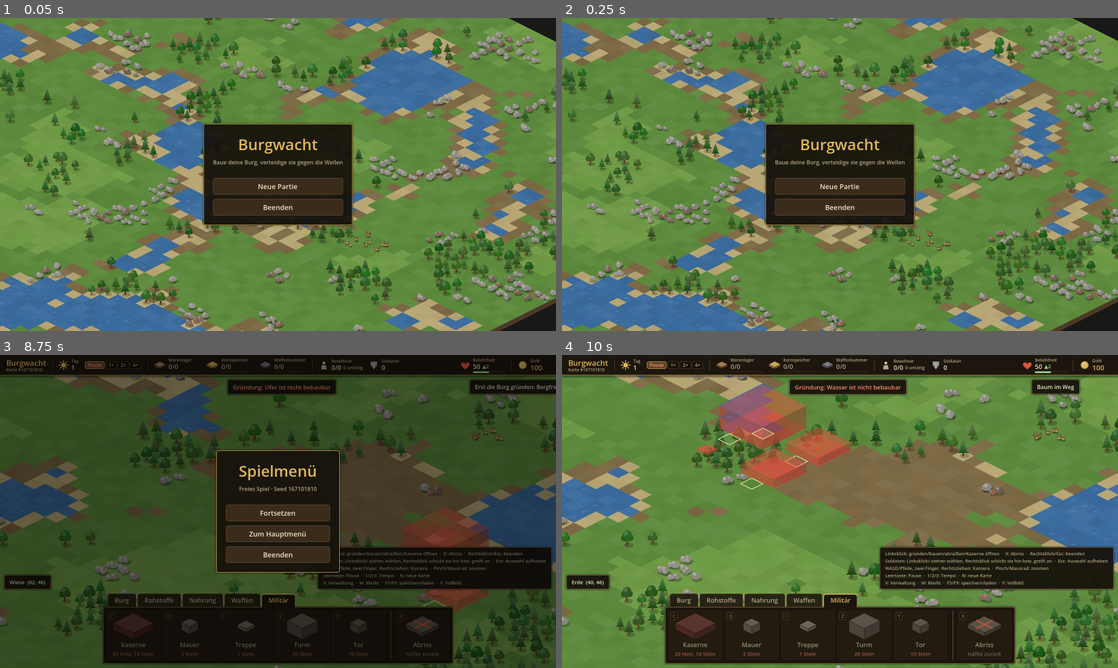
Above: before the commit, frames 1-4 (two rows, left to right).
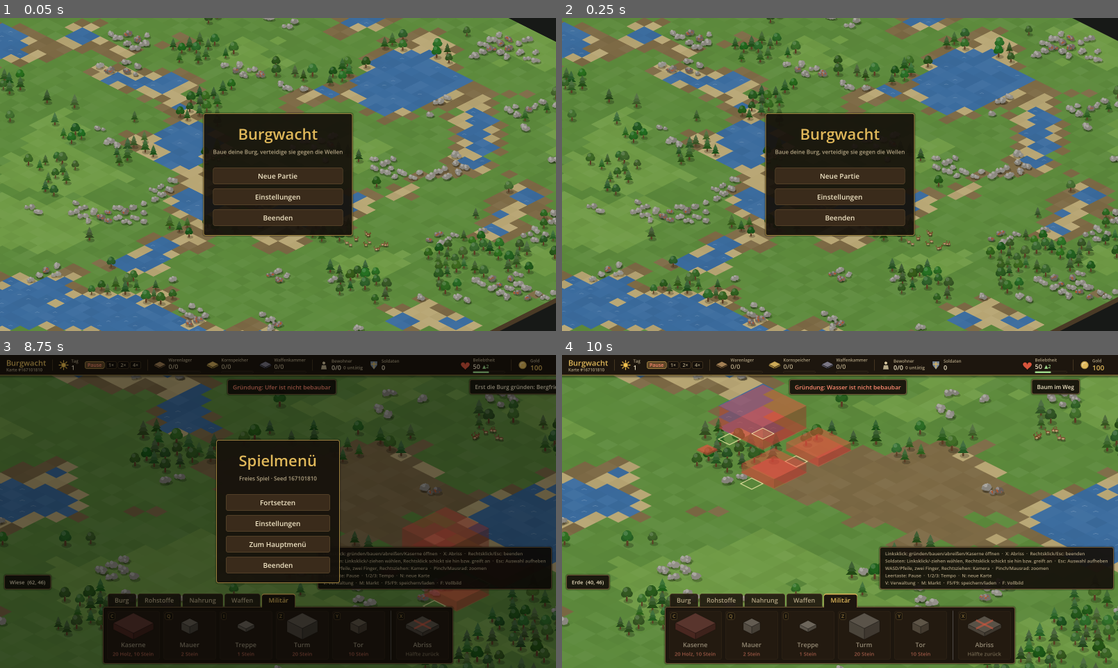
Above: after the commit, the same moments.

Repository: GwydionBr/burgwacht
Game: Godot game, scene res://scenes/main_menu.tscn
The game is run twice, just before and just after one commit, with the same random seed, the same clock (stepped at 60 frames per second) and the same inputs.
Inputs (mouse positions are in pixels of both pictures, inside the frame that each line leads up to):
- Up to frame 1 (0.05 s): no input
- Up to frame 2 (0.25 s): no input
- Up to frame 3 (8.75 s): click "Neue Partie" at 0.5 s; click "Burg" at 1.25 s; click "Rohstoffe" at 2 s; click "Nahrung" at 2.75 s; click "Waffen" at 3.5 s; click "Militär" at 4.25 s; tap Enter at 5, 8 s; move the mouse to (400, 495) at 5.02 s; hold D 5.03-5.75 s; tap F at 5.1, 6.8, 8.3 s; click (400, 495) at 5.17 s; tap Space at 5.27, 6.5, 8.27 s; drag from (166, 527) to (250, 574) at 5.77 s; move the mouse to (333, 442) at 6.52 s; hold D 6.53-7.25 s; tap N at 6.6 s; click (333, 442) at 6.67 s; drag from (250, 574) to (111, 464) at 7.27 s; move the mouse to (444, 558) at 8.02 s; hold A from 8.03 s (still down); tap 2 at 8.1 s; click (444, 558) at 8.17 s; tap Escape at 8.65 s
- Up to frame 4 (10 s): release A at 8.75 s; click "Fortsetzen" at 8.75 s; tap Space at 9.5 s; drag from (673, 464) to (756, 433) at 9.52 s

The runs differ from the first frame. In frame 1, 5.3% of the frame differs, in the area x 36-64%, y 30-70%; in frame 2, 5.3%; in frame 3, 4.6%; in frame 4, nothing differs.

Commit message:
Einstellungen-Ansicht aus Hauptmenü und Spielmenü, Taste F über die Einstellung
Co-Authored-By: Claude Opus 5.5 (1M context) <noreply@anthropic.com>

Diff:
--- a/src/main.gd
+++ b/src/main.gd
@@ -25,6 +25,7 @@
 ##   --line=x,y            im Baumodus einer Mauer: Linie von dieser Kachel bis zur Kachel unter der Maus (für Screenshots)
 ##   --focus=x,y           Kamera auf diese Kachel richten statt auf die Kartenmitte (für Screenshots)
 ##   --game_menu           Spielmenü geöffnet (für Screenshots)
+##   --settings            Einstellungen aus dem Spielmenü geöffnet (für Screenshots)
 ##   --spawn               nach der Gründung einen Räuber am Rand erscheinen lassen (wie F8 nur im Debug-Build, für Screenshots)
 ##   --screenshot=pfad.png Bild speichern und beenden (für Tests/Entwicklung)
 ##
@@ -49,6 +50,8 @@
 ## Läuft eine Ankündigung, zeigen HUD (Countdown) und Randmarkierung Seite und Erscheinungskachel.
 ## Ist nichts mehr davon offen (Auswahl, Ansichten, Werkzeug), öffnet Esc das Spielmenü: Die Zeit
 ## steht, Klicks und Tasten wirken nicht auf die Partie, Esc oder „Fortsetzen“ schließt es wieder.
+## „Einstellungen“ öffnet darüber die Einstellungen; Esc oder „Zurück“ führt ins Spielmenü zurück.
+## F wechselt zwischen Vollbild und Fenster, und zwar über dieselbe Einstellung (Settings).
 ## Fällt der Bergfried, zeigt die Niederlage-Ansicht den erreichten Tag und die abgewehrten Wellen; „Neue Partie“ startet
 ## dasselbe Szenario (bei zufälligem Seed eine neue Karte), „Beenden“ schließt das Spiel.
 
@@ -67,6 +70,7 @@
 var _match := Match.new()
 var _game_menu := GameMenu.new()
 var _saves := SaveGames.new()
+var _settings_view := SettingsView.new(Settings.shared(), true)
 
 var _deposit_views: Dictionary[Vector2i, DepositView] = {}
 var _building_views: Dictionary[int, BuildingView] = {}
@@ -122,6 +126,8 @@
 	_hud.quit_requested.connect(get_tree().quit)
 	_match.world_changed.connect(_show_world)
 	_build_game_menu()
+	Settings.shared().changed.connect(_apply_settings)
+	_apply_settings()
 	var error := _start(start)
 	if error != "" and start.kind != MatchStart.Kind.SCENARIO:
 		printerr("--load: " if start.kind == MatchStart.Kind.SAVE else "--setup: ", error)
@@ -159,8 +165,10 @@
 		_hud.toggle_administration()
 	if args.has("market"):
 		_hud.toggle_market()
-	if args.has("game_menu"):
+	if args.has("game_menu") or args.has("settings"):
 		_open_game_menu()
+	if args.has("settings"):
+		_open_settings()
 	# Die folgenden Parameter melden es, wenn sie nichts bewirken (der Rauchtest scheitert daran).
 	if args.has("barracks"):
 		for building in world.get_buildings():
@@ -380,7 +388,11 @@
 	var key := event as InputEventKey
 	if not key.pressed or key.echo:
 		return
-	# Bei offenem Spielmenü wirkt nur Esc (schließt es).
+	# Bei offenem Spielmenü wirkt nur Esc (schließt es); aus den Einstellungen geht es zurück ins Spielmenü.
+	if _settings_view.is_open():
+		if key.keycode == KEY_ESCAPE:
+			_settings_view.close()
+		return
 	if _game_menu.is_open():
 		if key.keycode == KEY_ESCAPE:
 			_close_game_menu()
@@ -438,8 +450,7 @@
 		KEY_X:
 			_select_demolish()
 		KEY_F:
-			var window := get_window()
-			window.mode = Window.MODE_WINDOWED if window.mode == Window.MODE_FULLSCREEN else Window.MODE_FULLSCREEN
+			Settings.shared().set_fullscreen(not Settings.shared().is_fullscreen())
 		_:
 			for type_id in GameWorld.buildable_types():
 				if OS.find_keycode_from_string(str(GameDefs.get_instance().buildings[type_id]["hotkey"])) == key.keycode:
@@ -555,6 +566,9 @@
 func _build_game_menu() -> void:
 	add_child(_game_menu)
 	_game_menu.add_entry("Fortsetzen", _close_game_menu)
+	_game_menu.add_entry("Einstellungen", _open_settings)
+	add_child(_settings_view)
+	_settings_view.closed.connect(_show_game_menu)
 	_game_menu.add_entry("Zum Hauptmenü", func() -> void: get_tree().change_scene_to_file(MAIN_MENU_SCENE))
 	_game_menu.add_entry("Beenden", get_tree().quit)
 
@@ -567,7 +581,23 @@
 	_update_preview()
 	_clock.hold()
 	_set_camera_active(false)
+	_show_game_menu()
+
+
+func _show_game_menu() -> void:
 	_game_menu.open(_match.scenario.title, world.get_seed())
+
+
+## Die Einstellungen ersetzen das Spielmenü, bis „Zurück“ es wieder zeigt; die Zeit steht weiter.
+func _open_settings() -> void:
+	_game_menu.close()
+	_settings_view.open()
+
+
+## Wendet die Einstellungen an: beim Start und nach jeder Änderung.
+func _apply_settings() -> void:
+	Settings.shared().apply_to_window(get_window())
+	_camera.speed_factor = Settings.shared().get_camera_speed()
 
 
 ## Schließt das Spielmenü; die Zeit läuft mit der vorigen Geschwindigkeit weiter.
--- a/src/main_menu.gd
+++ b/src/main_menu.gd
@@ -32,6 +32,8 @@
 	if not args.is_empty() and not args.has("menu"):
 		get_tree().change_scene_to_file.call_deferred(MATCH_SCENE)
 		return
+	Settings.shared().changed.connect(_apply_settings)
+	_apply_settings()
 	_show_background_map()
 	_build_menu()
 	if args.has("screenshot"):
@@ -62,11 +64,28 @@
 func _build_menu() -> void:
 	var menu := MenuPanel.new("Burgwacht", "Baue deine Burg, verteidige sie gegen die Wellen")
 	menu.add_entry("Neue Partie", _new_match)
+	menu.add_entry("Einstellungen", _open_settings.bind(menu))
 	menu.add_entry("Beenden", get_tree().quit)
 	_ui.add_child(menu)
 	menu.set_anchors_and_offsets_preset(Control.PRESET_CENTER, Control.PRESET_MODE_MINSIZE)
 	menu.grow_horizontal = Control.GROW_DIRECTION_BOTH
 	menu.grow_vertical = Control.GROW_DIRECTION_BOTH
+
+
+## Die Einstellungen ersetzen das Hauptmenü, bis „Zurück“ es wieder zeigt.
+func _open_settings(menu: MenuPanel) -> void:
+	var view := SettingsView.new(Settings.shared(), false)
+	add_child(view)
+	view.closed.connect(func() -> void:
+		view.queue_free()
+		menu.visible = true)
+	menu.visible = false
+	view.open()
+
+
+## Wendet die Einstellungen an: beim Start und nach jeder Änderung.
+func _apply_settings() -> void:
+	Settings.shared().apply_to_window(get_window())
 
 
 ## Neue Partie im Standardszenario mit dessen Seed (im freien Spiel ein zufälliger), bis es
--- a/src/ui/menu_panel.gd
+++ b/src/ui/menu_panel.gd
@@ -2,7 +2,7 @@
 extends PanelContainer
 ## Ein Menü im Holz-Gold-Stil der Oberfläche: Titel, Untertitel und eine senkrechte Liste
 ## gleich breiter Knöpfe. Hauptmenü und Spielmenü bauen sich daraus; weitere Einträge kommen
-## mit add_entry() dazu.
+## mit add_entry() dazu, andere Bedienelemente mit add_control().
 
 const ENTRY_SIZE := Vector2(300, 48)
 const ENTRY_FONT_SIZE := 20
@@ -54,6 +54,11 @@
 	return button
 
 
+## Hängt ein beliebiges Bedienelement an (z. B. eine Zeile mit Schieberegler).
+func add_control(control: Control) -> void:
+	_entries.add_child(control)
+
+
 static func _make_label(text: String, color: Color, font_size: int) -> Label:
 	var label := Label.new()
 	label.text = text
--- /dev/null
+++ b/src/ui/settings_view.gd
@@ -0,0 +1,107 @@
+class_name SettingsView
+extends CanvasLayer
+## Die Einstellungen-Ansicht (aus Hauptmenü und Spielmenü): ein MenuPanel mit Vollbild/Fenster,
+## Kamerageschwindigkeit und „Zurück“. Jede Änderung geht sofort an Settings, das sie speichert
+## und meldet; angewendet wird sie dort, wo man auf Settings.changed hört. „Zurück“ meldet
+## `closed`, wohin es zurückgeht, entscheidet, wer die Ansicht geöffnet hat.
+
+signal closed
+
+const DIM_COLOR := Color(0.0, 0.0, 0.0, 0.45)
+const SLIDER_STEP := 0.1
+const SLIDER_HEIGHT := 28.0
+const SLIDER_GRABBER_SIZE := 18
+
+var _settings: Settings
+var _dim: ColorRect
+var _panel: MenuPanel
+var _fullscreen_button: Button
+var _speed_label: Label
+var _speed_slider: HSlider
+
+
+## dimmed legt eine Abdunkelung darunter, die alle Klicks auf Karte und HUD abfängt (in der Partie).
+func _init(settings: Settings, dimmed: bool) -> void:
+	_settings = settings
+	layer = 3
+	visible = false
+	_dim = ColorRect.new()
+	_dim.color = DIM_COLOR if dimmed else Color.TRANSPARENT
+	_dim.mouse_filter = Control.MOUSE_FILTER_STOP
+	add_child(_dim)
+	_dim.set_anchors_and_offsets_preset(Control.PRESET_FULL_RECT)
+	_panel = MenuPanel.new("Einstellungen")
+	add_child(_panel)
+	_fullscreen_button = _panel.add_entry("", func() -> void: _settings.set_fullscreen(not _settings.is_fullscreen()))
+	_panel.add_control(_make_speed_row())
+	_panel.add_entry("Zurück", close)
+	_panel.set_anchors_and_offsets_preset(Control.PRESET_CENTER, Control.PRESET_MODE_MINSIZE)
+	_panel.grow_horizontal = Control.GROW_DIRECTION_BOTH
+	_panel.grow_vertical = Control.GROW_DIRECTION_BOTH
+	_settings.changed.connect(_refresh)
+	_refresh()
+
+
+func open() -> void:
+	_refresh()
+	visible = true
+	_panel.reset_size()
+
+
+## Schließt die Ansicht und meldet `closed`.
+func close() -> void:
+	visible = false
+	closed.emit()
+
+
+func is_open() -> bool:
+	return visible
+
+
+func _make_speed_row() -> Control:
+	var row := VBoxContainer.new()
+	row.add_theme_constant_override("separation", 4)
+	_speed_label = Label.new()
+	_speed_label.horizontal_alignment = HORIZONTAL_ALIGNMENT_CENTER
+	_speed_label.add_theme_color_override("font_color", UiStyle.TEXT_COLOR)
+	_speed_label.add_theme_font_size_override("font_size", MenuPanel.ENTRY_FONT_SIZE)
+	row.add_child(_speed_label)
+	_speed_slider = HSlider.new()
+	_speed_slider.min_value = Settings.MIN_CAMERA_SPEED
+	_speed_slider.max_value = Settings.MAX_CAMERA_SPEED
+	_speed_slider.step = SLIDER_STEP
+	_speed_slider.focus_mode = Control.FOCUS_NONE
+	_speed_slider.custom_minimum_size = Vector2(MenuPanel.ENTRY_SIZE.x, SLIDER_HEIGHT)
+	var track := UiStyle.card_style(UiStyle.WOOD_COLOR, UiStyle.PANEL_BORDER_COLOR)
+	track.content_margin_top = 3
+	track.content_margin_bottom = 3
+	var filled := UiStyle.card_style(UiStyle.GOLD_COLOR.darkened(0.35), UiStyle.GOLD_COLOR.darkened(0.3))
+	_speed_slider.add_theme_stylebox_override("slider", track)
+	_speed_slider.add_theme_stylebox_override("grabber_area", filled)
+	_speed_slider.add_theme_stylebox_override("grabber_area_highlight", filled)
+	var grabber := _grabber_icon(UiStyle.GOLD_COLOR)
+	_speed_slider.add_theme_icon_override("grabber", grabber)
+	_speed_slider.add_theme_icon_override("grabber_highlight", _grabber_icon(UiStyle.TEXT_COLOR))
+	_speed_slider.value_changed.connect(_settings.set_camera_speed)
+	row.add_child(_speed_slider)
+	return row
+
+
+## Runder Griff des Schiebereglers in dieser Farbe.
+static func _grabber_icon(color: Color) -> Texture2D:
+	var image := Image.create_empty(SLIDER_GRABBER_SIZE, SLIDER_GRABBER_SIZE, false, Image.FORMAT_RGBA8)
+	var center := Vector2(SLIDER_GRABBER_SIZE, SLIDER_GRABBER_SIZE) * 0.5
+	for y in SLIDER_GRABBER_SIZE:
+		for x in SLIDER_GRABBER_SIZE:
+			var distance := Vector2(x + 0.5, y + 0.5).distance_to(center)
+			if distance <= center.x - 1.0:
+				image.set_pixel(x, y, color)
+			elif distance <= center.x:
+				image.set_pixel(x, y, UiStyle.BAR_COLOR)
+	return ImageTexture.create_from_image(image)
+
+
+func _refresh() -> void:
+	_fullscreen_button.text = "Anzeige: %s (F)" % ("Vollbild" if _settings.is_fullscreen() else "Fenster")
+	_speed_label.text = "Kamerageschwindigkeit: %d %%" % roundi(_settings.get_camera_speed() * 100.0)
+	_speed_slider.set_value_no_signal(_settings.get_camera_speed())
--- a/src/view/camera_controller.gd
+++ b/src/view/camera_controller.gd
@@ -15,6 +15,8 @@
 const CLICK_DISTANCE := 6.0
 
 var bounds := Rect2()
+## Faktor auf PAN_SPEED für Tastatur und Bildschirmrand (Einstellung Kamerageschwindigkeit).
+var speed_factor := 1.0
 
 ## Rechte bzw. mittlere Taste gedrückt.
 var _dragging := false
@@ -35,7 +37,7 @@
 		dir.y += 1
 	dir += _edge_scroll_direction()
 	if dir != Vector2.ZERO:
-		_move_by(dir.normalized() * PAN_SPEED * delta / zoom.x)
+		_move_by(dir.normalized() * PAN_SPEED * speed_factor * delta / zoom.x)
 
 
 func _unhandled_input(event: InputEvent) -> void:
--- a/tools/presets.json
+++ b/tools/presets.json
@@ -6,6 +6,10 @@
 	"game_menu": {
 		"name": "Spielmenü (Esc) mit Szenario und Seed",
 		"args": ["--seed=1", "--days=1", "--game_menu"]
+	},
+	"settings": {
+		"name": "Einstellungen aus dem Spielmenü",
+		"args": ["--seed=1", "--days=1", "--settings"]
 	},
 	"founding": {
 		"name": "Gründung",
Not shown, added: src/ui/settings_view.gd.uid
